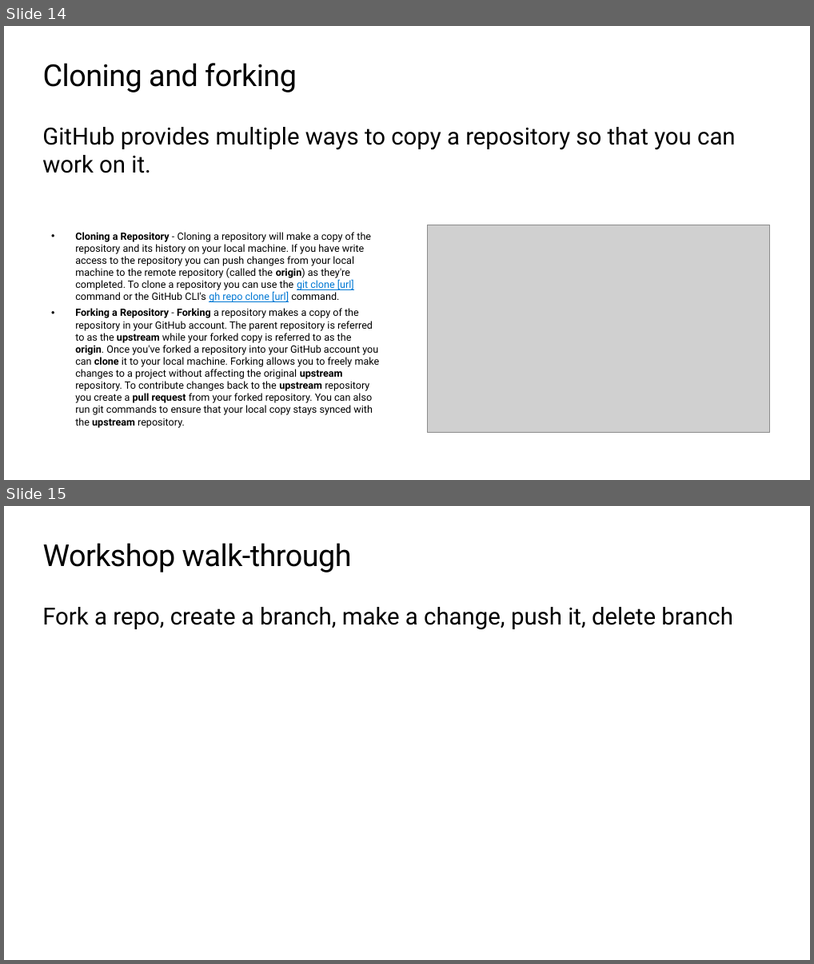
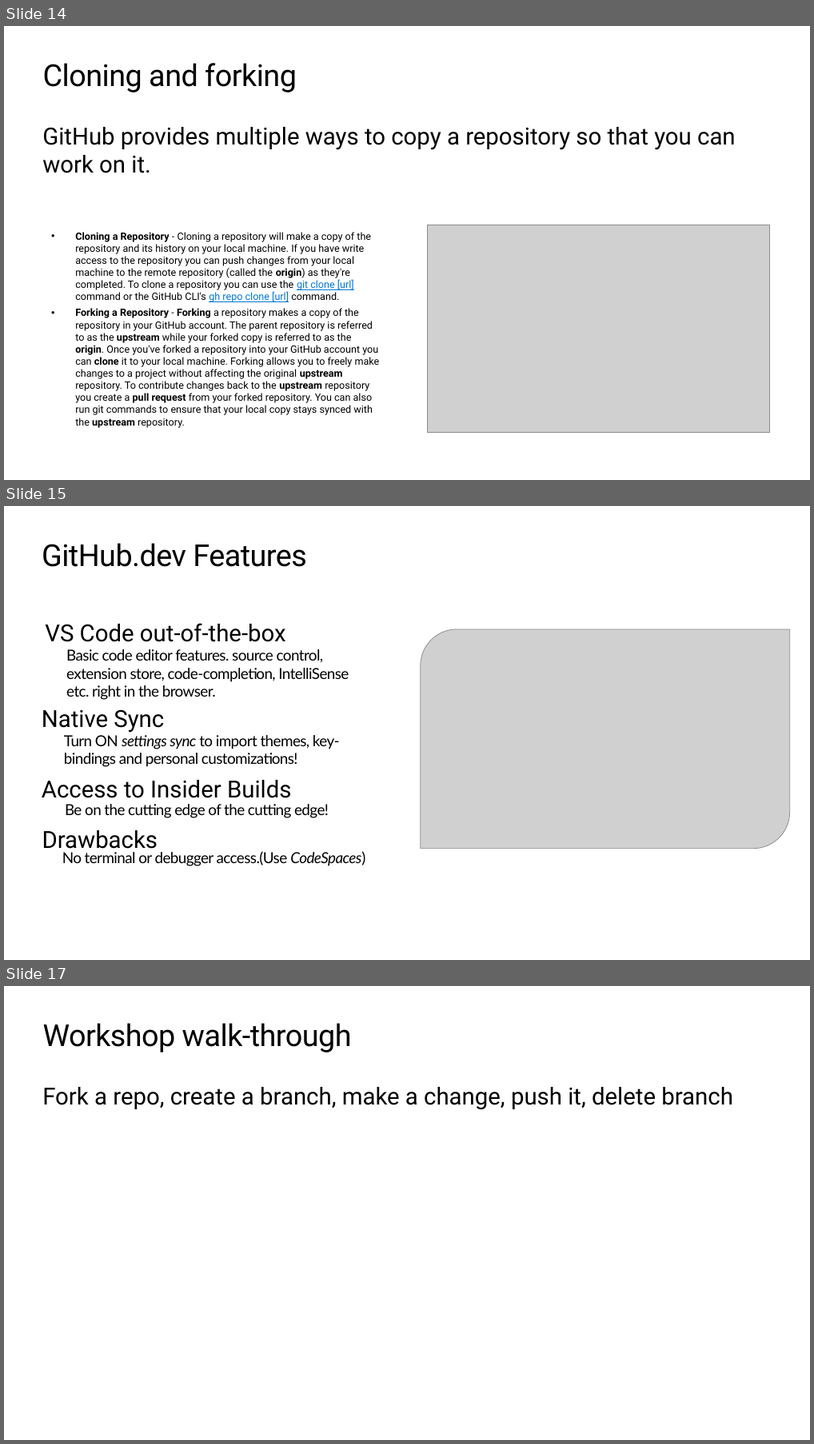
Before and after one commit to microsoft/workshop-library, a slide deck: short/intro-github-dev/slides.pptx. Shown one above the other, each under a label of ours: slides 14 and 15 before the commit, slides 14, 15 and 17 after it; the slides between them are not shown. The pictures are 814x964 and 814x1444 pixels, drawn with LibreOffice and Linux fonts; fonts in the diff are those of the drawing; grey boxes stand for pictures; background and template pictures are left out. Boxes give left, top, right and bottom in pixels: in the first picture for what was removed or moved away, otherwise in the second. Text is boxed around its words. In the diff, an @@ line names an element or a change of style, - is before the commit and + after.

```diff
--- a/short/intro-github-dev/slides.pptx
+++ b/short/intro-github-dev/slides.pptx
@@ slide 15 added at box(4, 506, 810, 960), background #FFFFFF @@
@@ title added at box(42, 543, 307, 567), 36 pt, text #000000 @@
+GitHub.dev Features
@@ picture added at box(421, 629, 790, 848) @@
@@ freeform shape added at box(50, 691, 61, 704), fill #FFFFFF @@
@@ group added at box(24, 623, 366, 866): 8 texts, 1 freeform shape @@
+VS Code out-of-the-box
+  Basic code editor features. source control, extension store, code-completion, IntelliSense etc. right in the browser.
+Native Sync
+  Turn ON settings sync to import themes, key-bindings and personal customizations!
+Access to Insider Builds
+  Be on the cutting edge of the cutting edge!
+Drawbacks
+  No terminal or debugger access.(Use CodeSpaces)
@@ freeform shape added at box(50, 810, 61, 824), fill #FFFFFF @@
@@ what was slide 15 is now slide 17 @@
```
Also in this commit, not shown: 1 slide changed, 1 other slide added.
